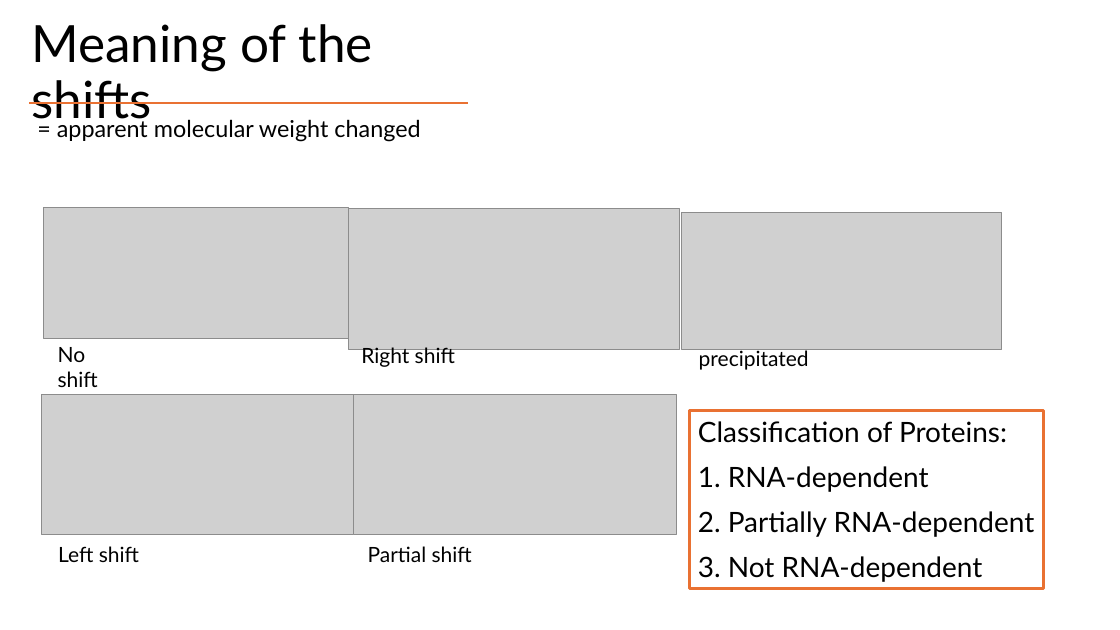
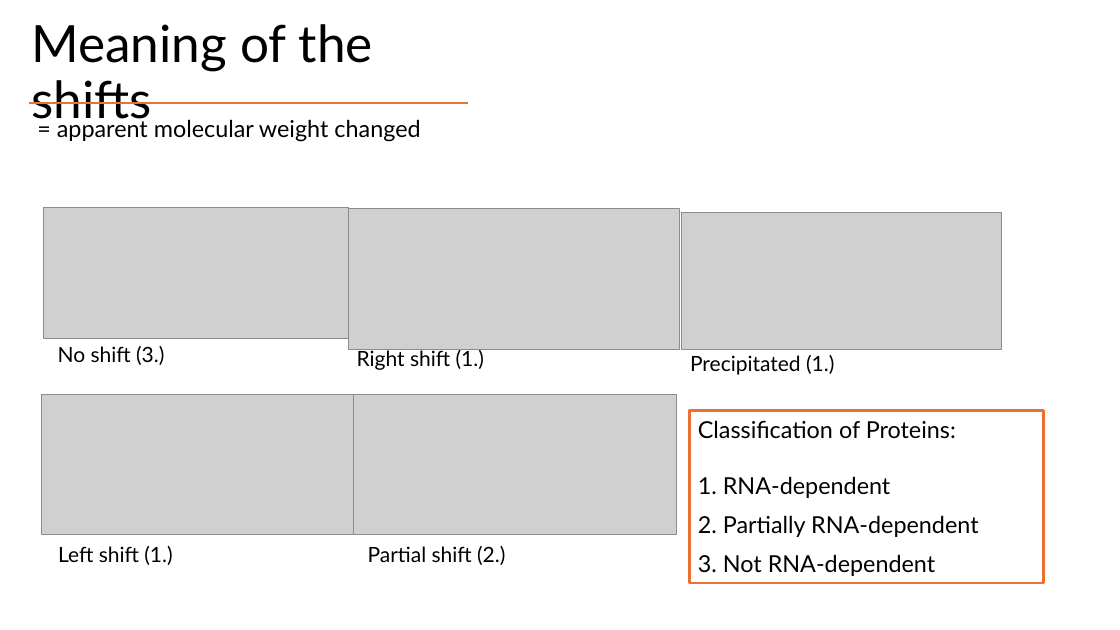
Before and after one commit to MichelaPozzi/2025-topic-03-group-01, a slide deck: slide 3 of Project Proposal Ben.pptx (slide 4 before the commit). Drawn at 1120x630 pixels with LibreOffice and Linux fonts; fonts in the diff are those of the drawing; grey boxes stand for pictures. Boxes give left, top, right and bottom in pixels: in the first picture for what was removed or moved away, otherwise in the second. Text is boxed around its words. In the diff, an @@ line names an element or a change of style, - is before the commit and + after.

```diff
--- a/Project Proposal Ben.pptx
+++ b/Project Proposal Ben.pptx
@@ text at (58, 346, 164, 365): text changed @@
-No shift
+No shift (3.)
@@ text at (357, 348, 484, 370): text changed @@
-Right shift
+Right shift (1.)
@@ text at (690, 355, 834, 375): text changed @@
-precipitated
+Precipitated (1.)
@@ rectangle "Classification of Proteins:": place and size @@
-rectangle "Classification of Proteins:" at (690, 411, 1044, 589)
+rectangle "Classification of Proteins:" at (690, 411, 1044, 583)
@@ rectangle "Classification of Proteins:" at (690, 411, 1044, 583): size 24 to 20 pt @@
@@ text at (58, 546, 172, 565): text changed @@
-Left shift
+Left shift (1.)
@@ text at (368, 546, 505, 565): text changed @@
-Partial shift
+Partial shift (2.)
```
Also in this commit, not shown: 2 other slides changed, 1 slide removed, 1 other file.
